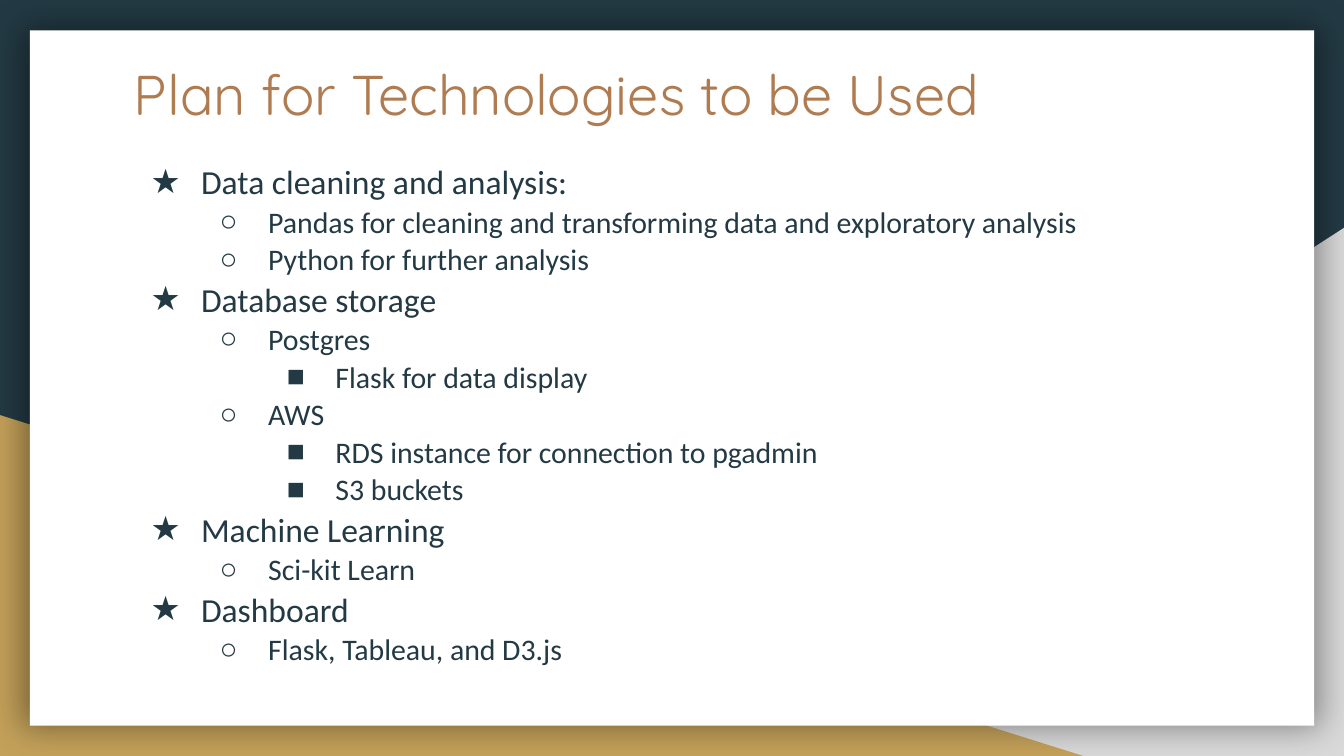
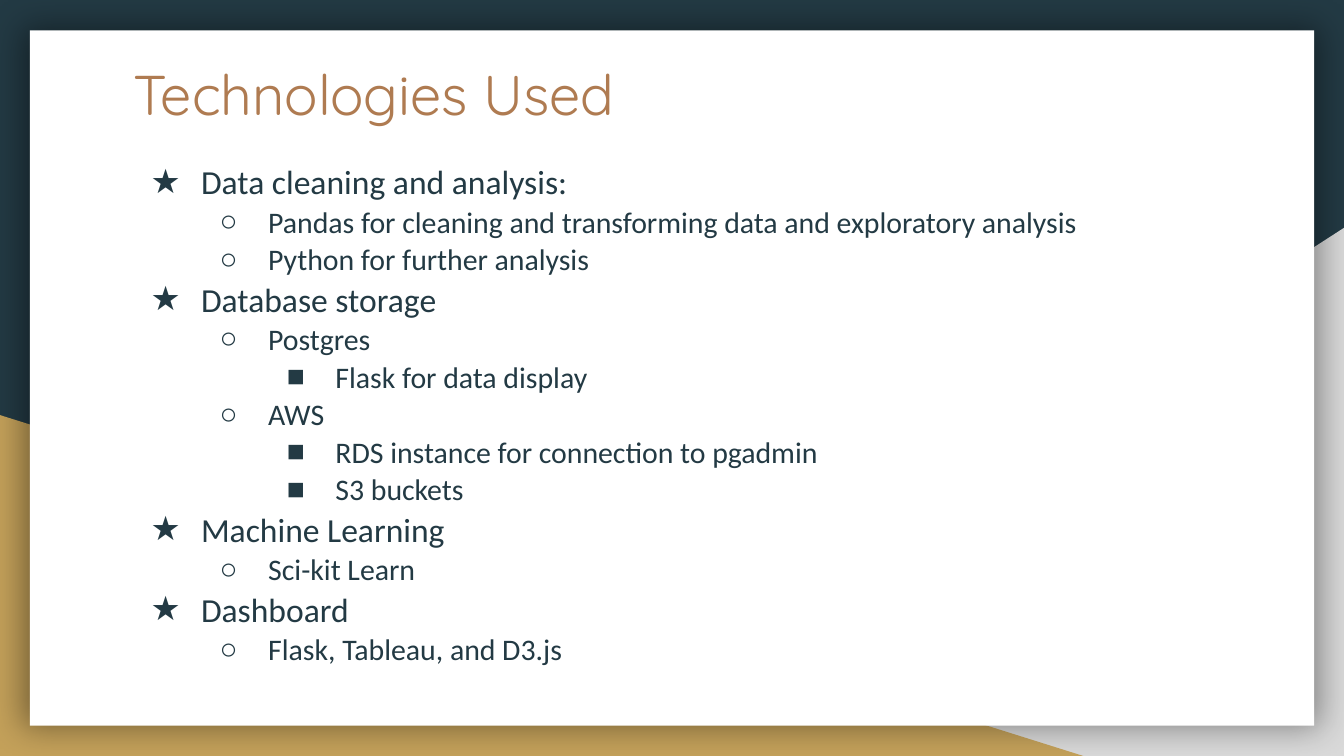
Before and after one commit to HannaKim4673/Beer_Restaurant_Success, a slide deck: slide 19 of Beer Restaurant Success.pptx (slide 9 before the commit). Drawn at 1344x756 pixels with LibreOffice and Linux fonts; fonts in the diff are those of the drawing; background and template pictures are left out. Boxes give left, top, right and bottom in pixels: in the first picture for what was removed or moved away, otherwise in the second. Text is boxed around its words. In the diff, an @@ line names an element or a change of style, - is before the commit and + after.

```diff
--- a/Beer Restaurant Success.pptx
+++ b/Beer Restaurant Success.pptx
@@ title at [134,73,614,126]: text changed @@
-Plan for Technologies to be Used
+Technologies Used
```
Also in this commit, not shown: 9 other slides changed, 9 slides added, 7 slides removed.
